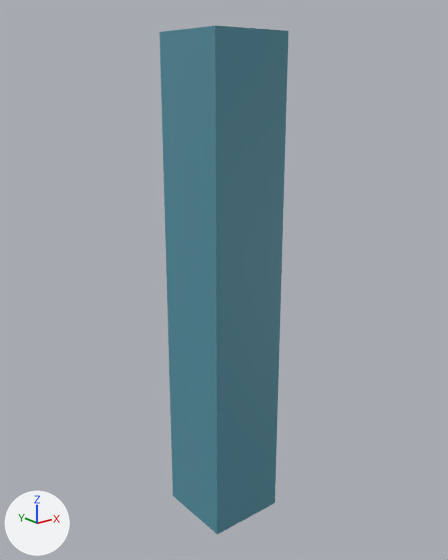
Before and after pictures for a commit that changed the Blender file Assets/Resources/Models/Plots/Ocean.blend.
Rendered twice from a 50 mm lens placed at (-9.08, -11.37, -1.13), pointed at (0.07, 0.06, -5.7). The lights are fixed; the arrows at lower left show +X, +Y and +Z. The older version comes first.
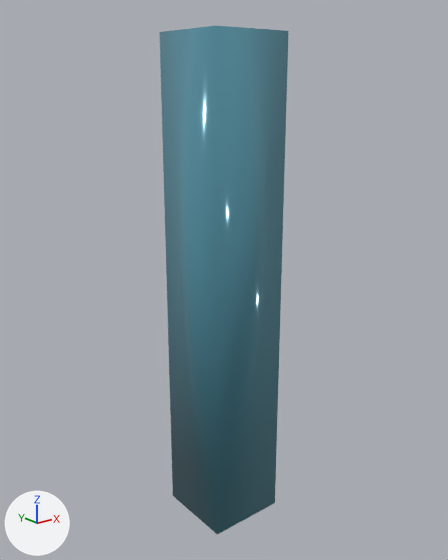
Changed parts and their boxes (x1, y1, x2, y2) in the pictures (448 x 560 px):
part 1 of me_cube, shading changed
    both: (163, 26, 283, 534)

Patch to the scene script:
```diff
--- a/Assets/Resources/Models/Plots/Ocean.blend.py
+++ b/Assets/Resources/Models/Plots/Ocean.blend.py
@@ me_cube @@
 me_cube.from_pydata(...)  # 8 vertices, 6 faces; spans x -1.0..1.0, y -1.0..1.0, z -12.0..0.0
 # used by ob_cube; location = (0.0, 0.0, 0.0)
+# me_cube part 1: 6 kept faces spanning x -1.0..1.0, y -1.0..1.0, z -12.0..0.0 are now shaded smooth
 me_cube.materials.append(mat_material)
```
